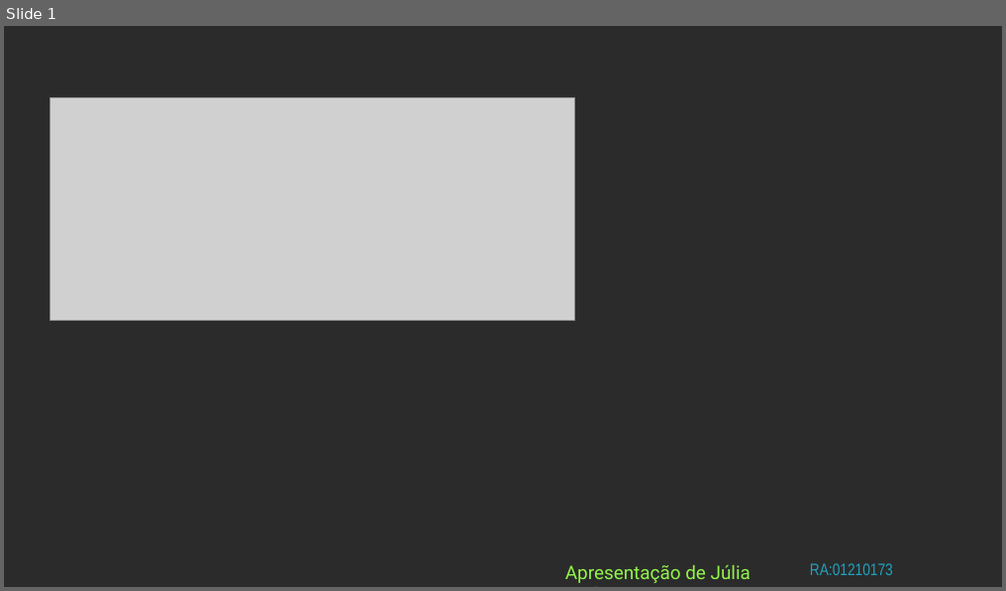
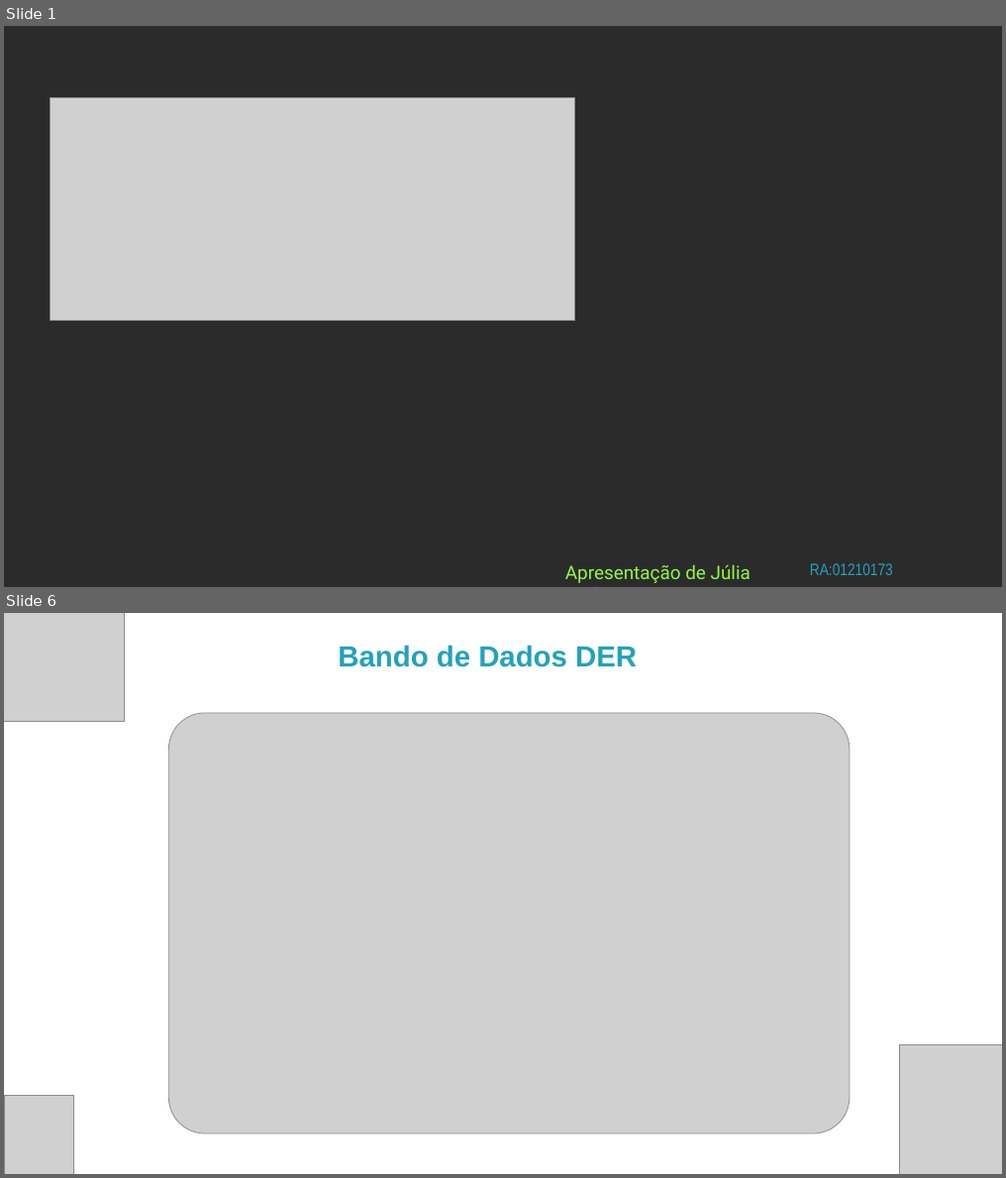
Before and after one commit to JuliaBudavicius/RickAndMoty, a slide deck: ProjetoIndividual/Apresentação.pptx. Shown one above the other, each under a label of ours: slide 1 before the commit, slides 1 and 6 after it; the slides between them are not shown. The pictures are 1006x591 and 1006x1178 pixels, drawn with LibreOffice and Linux fonts; fonts in the diff are those of the drawing; grey boxes stand for pictures; background and template pictures are left out; a plain dark background stands for a picture behind light text. Boxes give left, top, right and bottom in pixels: in the first picture for what was removed or moved away, otherwise in the second. Text is boxed around its words. In the diff, an @@ line names an element or a change of style, - is before the commit and + after.

```diff
--- a/ProjetoIndividual/Apresentação.pptx
+++ b/ProjetoIndividual/Apresentação.pptx
@@ slide 6 added at bbox=[4, 613, 1002, 1174], background picture (left out) @@
@@ picture added at bbox=[4, 613, 125, 722] @@
@@ text added at bbox=[338, 645, 637, 667], 28 pt, text #22A2BD, bold @@
+Bando de Dados DER
@@ picture added at bbox=[168, 713, 849, 1134] @@
@@ picture added at bbox=[899, 1045, 1002, 1174] @@
@@ picture added at bbox=[4, 1096, 73, 1174] @@
```
Also in this commit, not shown: 1 slide changed, 7 other slides added, 3 slides removed, 16 other files.
